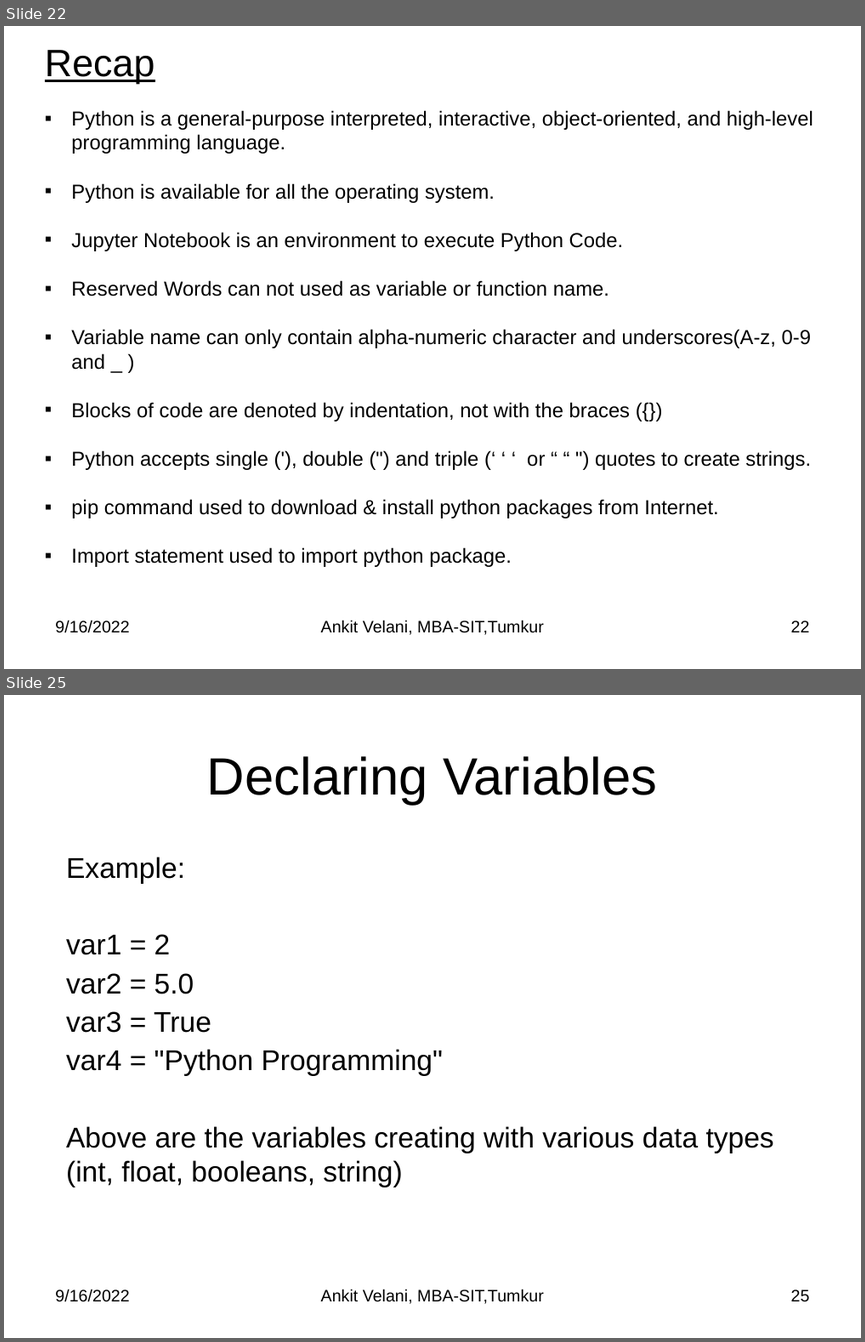
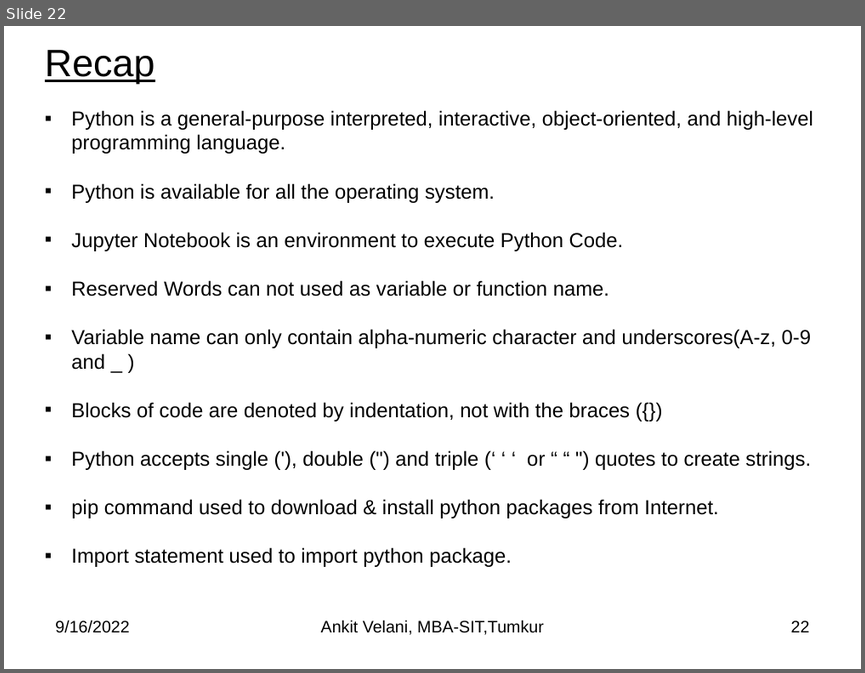
Before and after one commit to sitmbadept/sitmbadept.github.io, a slide deck: BDTM/Python/Unit-4-Python-Programming.pptx. Shown one above the other, each under a label of ours: slides 22 and 25 before the commit, slide 22 after it; the slides between them are not shown. The pictures are 865x1342 and 865x673 pixels, drawn with LibreOffice and Linux fonts; fonts in the diff are those of the drawing. Boxes give left, top, right and bottom in pixels: in the first picture for what was removed or moved away, otherwise in the second. Text is boxed around its words. In the diff, an @@ line names an element or a change of style, - is before the commit and + after.

```diff
--- a/BDTM/Python/Unit-4-Python-Programming.pptx
+++ b/BDTM/Python/Unit-4-Python-Programming.pptx
@@ slide 25 removed at bbox=[4, 695, 861, 1338], background #FFFFFF @@
@@ title removed at bbox=[207, 756, 657, 805] @@
-Declaring Variables
@@ text removed at bbox=[66, 857, 774, 1187] @@
-Example:
-var1 = 2
-var2 = 5.0
-var3 = True
-var4 = "Python Programming"
-Above are the variables creating with various data types (int, float, booleans, string)
@@ text removed at bbox=[55, 1288, 129, 1302] @@
-9/16/2022
@@ text removed at bbox=[321, 1288, 544, 1304] @@
-Ankit Velani, MBA-SIT,Tumkur
@@ page number removed at bbox=[791, 1289, 810, 1302] @@
-25
```
Also in this commit, not shown: 41 other slides removed.
